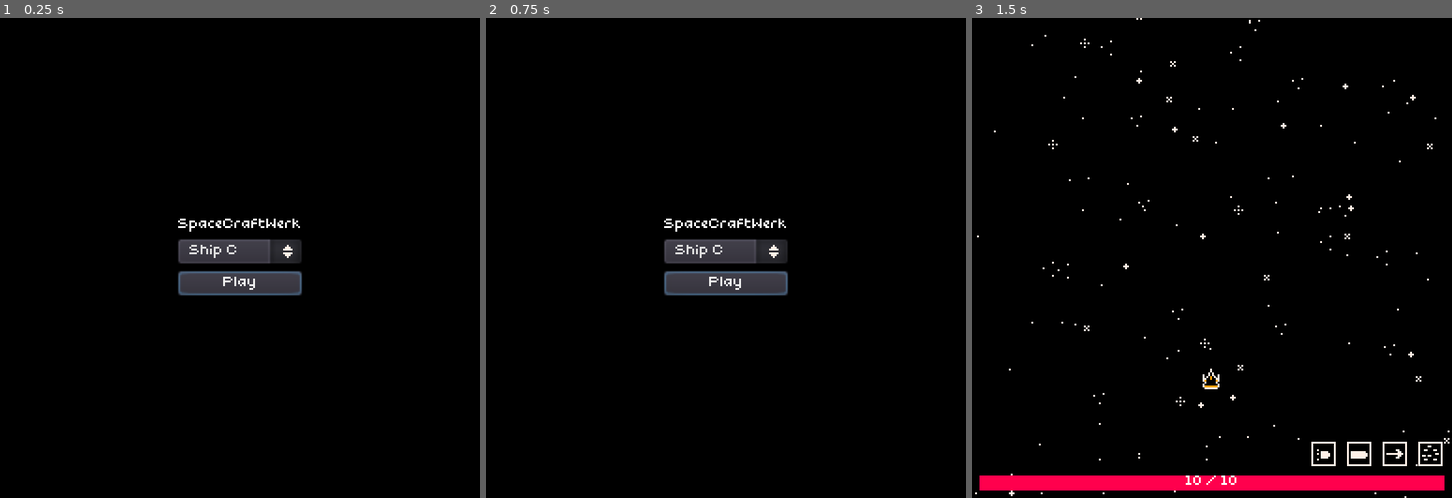
Above: before the commit, frames 1-3 (left to right).
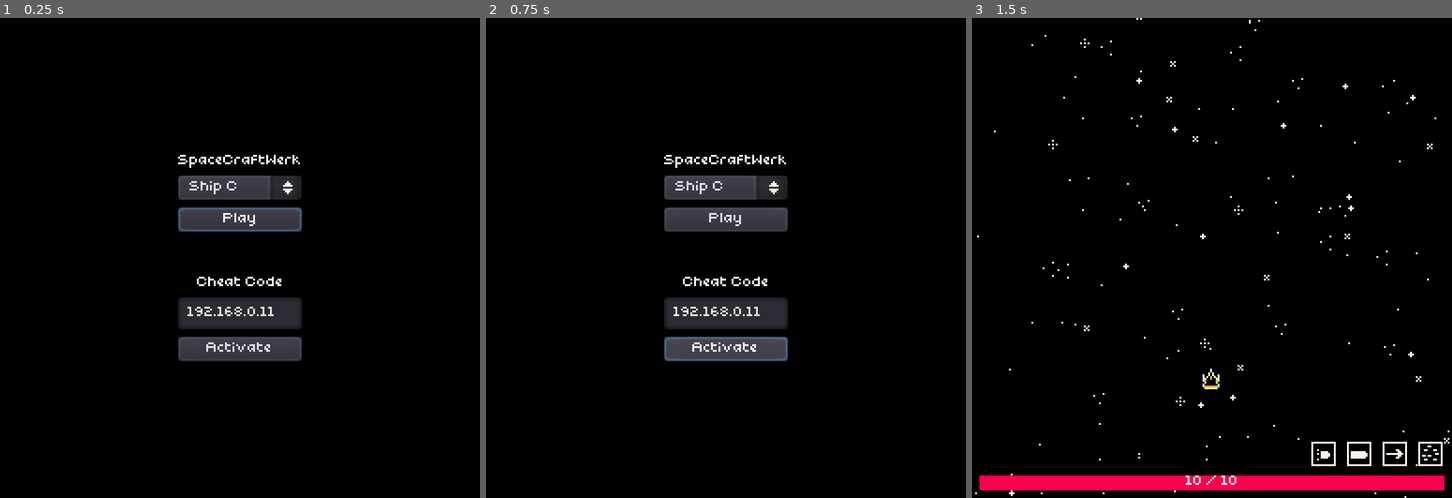
Above: after the commit, the same moments.

Repository: littlegustv/spacecraftwerk
Game: Godot game, scene res://MainMenu.tscn
The game is run twice, just before and just after one commit, with the same random seed, the same clock (stepped at 60 frames per second) and the same inputs.
Inputs (mouse positions are in pixels of both pictures, inside the frame that each line leads up to):
- Up to frame 1 (0.25 s): no input
- Up to frame 2 (0.75 s): click (726, 349) at 0.5 s, where only the run after the commit has a clickable "Activate"
- Up to frame 3 (1.5 s): click "Play" at 1.25 s

The runs differ from the first frame. In frame 1, 8.4% of the frame differs, in the area x 37-63%, y 28-72%; in frame 2, 8.4%; in frame 3, nothing differs.

Commit message:
basic multiplayer connections

Diff:
--- a/Globals.gd
+++ b/Globals.gd
@@ -1,4 +1,19 @@
 extends Node2D
+
+const SERVER_PORT = 4000
+const MAX_PLAYERS = 8
+
+func host():
+	var peer = NetworkedMultiplayerENet.new()
+	peer.create_server(SERVER_PORT, MAX_PLAYERS)
+	get_tree().network_peer = peer
+	print("HOST")
+
+func join( ip : String ):
+	var peer = NetworkedMultiplayerENet.new()
+	peer.create_client(ip, SERVER_PORT)
+	get_tree().network_peer = peer
+	print("JOIN")
 
 func get_closest( p : Vector2, group : String, exclude : Array = [] ):
 	var closest_distance = 100000
@@ -14,3 +29,35 @@
 var player
 var game
 var player_abilities
+
+var player_info = {}
+var my_info = { name: "elsif", color = Color("#ff0000") }
+
+func _player_connected( id ):
+	print("PLAYER CONNECTED")
+	rpc_id( id, "register_player", my_info )
+
+func _player_disconnected( id ):
+	player_info.erase( id )
+	print("PLAYER DISCONNECTED")
+
+func _connection_ok():
+	print("CONNECTION OK")
+
+func _connection_failed():
+	print("CONNECTION FAILED")
+
+func _server_disconnected():
+	print("server disconnected.")
+
+remote func register_player(info):
+	var id = get_tree().get_rpc_sender_id()
+	player_info[ id ] = info
+
+func _ready():
+	print("READY")
+	get_tree().connect("network_peer_connected", self, "_player_connected")
+	get_tree().connect("network_peer_disconnected", self, "_player_disconnected")
+	get_tree().connect("connected_to_server", self, "_connection_ok")
+	get_tree().connect("connection_failed", self, "_connection_failed")
+	get_tree().connect("server_disconnected", self, "_server_disconnected")
--- a/MainMenu.gd
+++ b/MainMenu.gd
@@ -2,6 +2,7 @@
 
 export (Array, PackedScene) var ships = []
 onready var list = $VBoxContainer/OptionButton
+onready var cheat_code = $VBoxContainer/LineEdit
 
 func _ready():
 	for ship in ships:
@@ -14,3 +15,9 @@
 func _on_Button_pressed():
 	Globals.player_abilities = ships[ list.selected ].instance()
 	get_tree().change_scene("res://Game.tscn")
+
+func _on_Button2_pressed():
+	if cheat_code.text == "host":
+		Globals.host()
+	else:
+		Globals.join( cheat_code.text )
--- a/MainMenu.tscn
+++ b/MainMenu.tscn
@@ -23,21 +23,48 @@
 alignment = 1
 
 [node name="Label" type="Label" parent="VBoxContainer"]
-margin_top = 107.0
+margin_top = 73.0
 margin_right = 66.0
-margin_bottom = 114.0
+margin_bottom = 80.0
 text = "SpaceCraftWerk"
 align = 1
 valign = 1
 
 [node name="OptionButton" type="OptionButton" parent="VBoxContainer"]
+margin_top = 84.0
+margin_right = 66.0
+margin_bottom = 97.0
+
+[node name="Button" type="Button" parent="VBoxContainer"]
+margin_top = 101.0
+margin_right = 66.0
+margin_bottom = 114.0
+text = "Play"
+
+[node name="MarginContainer" type="MarginContainer" parent="VBoxContainer"]
 margin_top = 118.0
 margin_right = 66.0
-margin_bottom = 131.0
+margin_bottom = 134.0
+rect_min_size = Vector2( 0, 16 )
 
-[node name="Button" type="Button" parent="VBoxContainer"]
-margin_top = 135.0
+[node name="Label2" type="Label" parent="VBoxContainer"]
+margin_top = 138.0
 margin_right = 66.0
-margin_bottom = 148.0
-text = "Play"
+margin_bottom = 145.0
+text = "Cheat Code"
+align = 1
+valign = 1
+
+[node name="LineEdit" type="LineEdit" parent="VBoxContainer"]
+margin_top = 149.0
+margin_right = 66.0
+margin_bottom = 166.0
+text = "192.168.0.11"
+
+[node name="Button2" type="Button" parent="VBoxContainer"]
+margin_top = 170.0
+margin_right = 66.0
+margin_bottom = 183.0
+text = "Activate"
 [connection signal="pressed" from="VBoxContainer/Button" to="." method="_on_Button_pressed"]
+[connection signal="pressed" from="VBoxContainer/Button2" to="." method="_on_Button2_pressed"]
